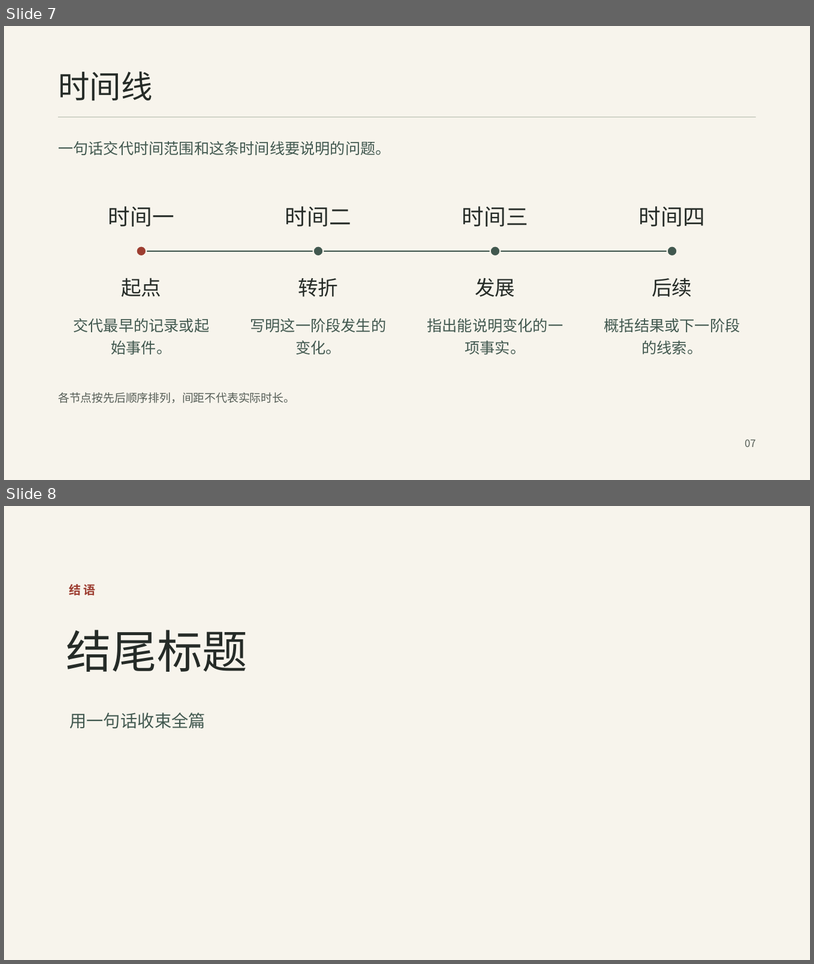
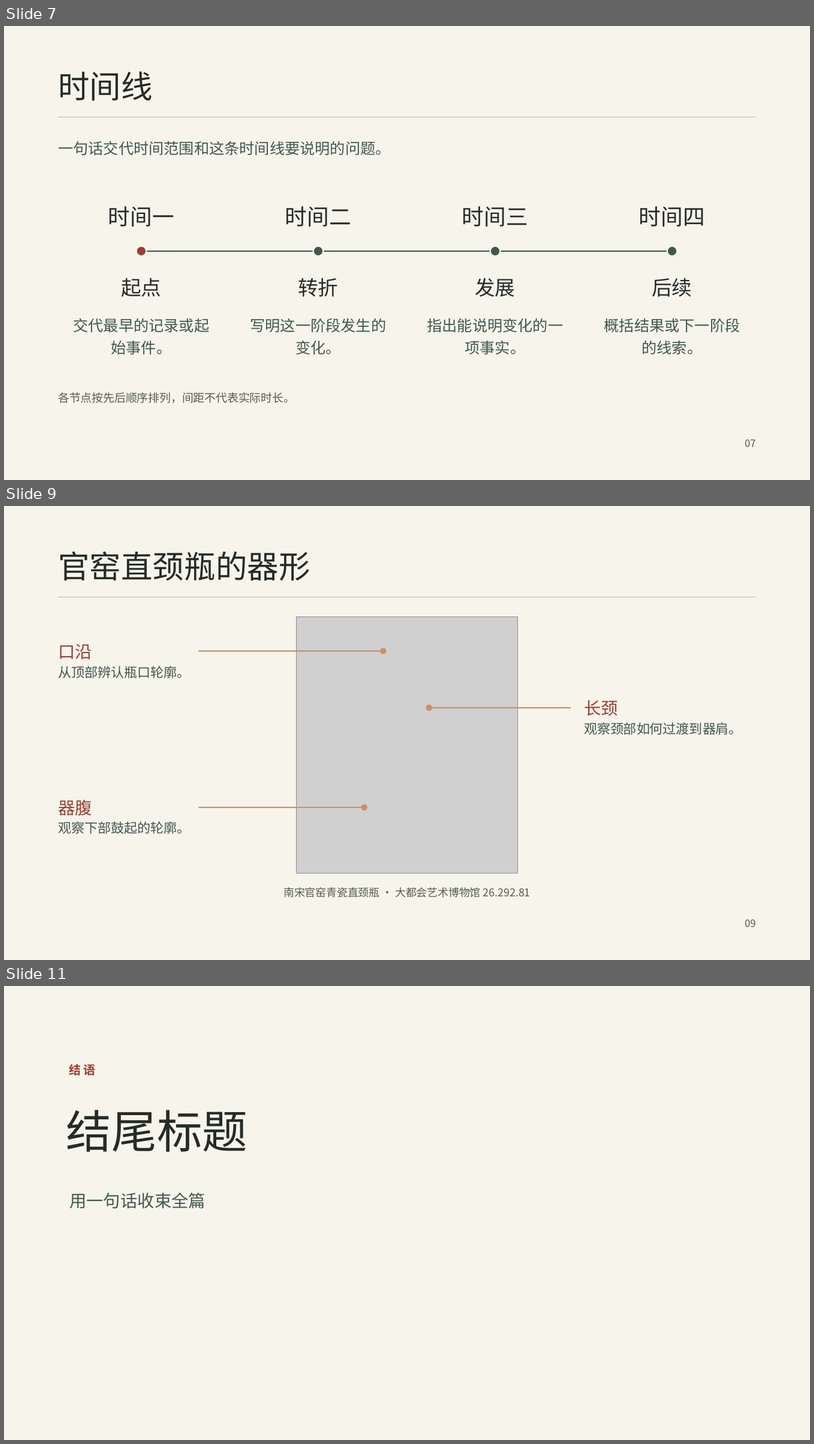
Before and after one commit to huz673633-alt/song-ink-slides, a slide deck: assets/song-ink-template.pptx. Shown one above the other, each under a label of ours: slides 7 and 8 before the commit, slides 7, 9 and 11 after it; the slides between them are not shown. The pictures are 814x964 and 814x1444 pixels, drawn with LibreOffice and Linux fonts; fonts in the diff are those of the drawing; grey boxes stand for pictures; background and template pictures are left out. Boxes give left, top, right and bottom in pixels: in the first picture for what was removed or moved away, otherwise in the second. Text is boxed around its words. In the diff, an @@ line names an element or a change of style, - is before the commit and + after.

```diff
--- a/assets/song-ink-template.pptx
+++ b/assets/song-ink-template.pptx
@@ slide 9 added at (4,506,810,960), background #F7F4EC @@
@@ text added at (58,552,310,580), 37.5 pt, text #252B27 @@
+官窑直颈瓶的器形
@@ rectangle added at (59,597,756,597), fill #B7BDB0 @@
@@ picture added at (296,617,518,873) @@
@@ text added at (58,644,92,660), 20.2 pt, text #9D3E31 @@
+口沿
@@ ellipse added at (380,648,386,654), fill #D08E66 @@
@@ text added at (58,666,190,678), 15.8 pt, text #41584F @@
+从顶部辨认瓶口轮廓。
@@ rectangle added at (199,651,383,652), fill #B89772 @@
@@ text added at (584,700,618,715), 20.2 pt, text #9D3E31 @@
+长颈
@@ ellipse added at (426,705,432,711), fill #D08E66 @@
@@ rectangle added at (429,707,571,708), fill #B89772 @@
@@ text added at (584,722,743,735), 15.8 pt, text #41584F @@
+观察颈部如何过渡到器肩。
@@ text added at (58,799,92,816), 20.2 pt, text #9D3E31 @@
+器腹
@@ rectangle added at (199,807,365,808), fill #B89772 @@
@@ ellipse added at (362,804,368,810), fill #D08E66 @@
@@ text added at (58,821,190,834), 15.8 pt, text #41584F @@
+观察下部鼓起的轮廓。
@@ text added at (284,887,531,897), 12.8 pt, text #555D56 @@
+南宋官窑青瓷直颈瓶 · 大都会艺术博物馆 26.292.81
@@ text added at (745,919,756,927), 12 pt, text #555D56 @@
+09
@@ what was slide 8 is now slide 11 @@
```
Also in this commit, not shown: 2 other slides added, 3 other files.
